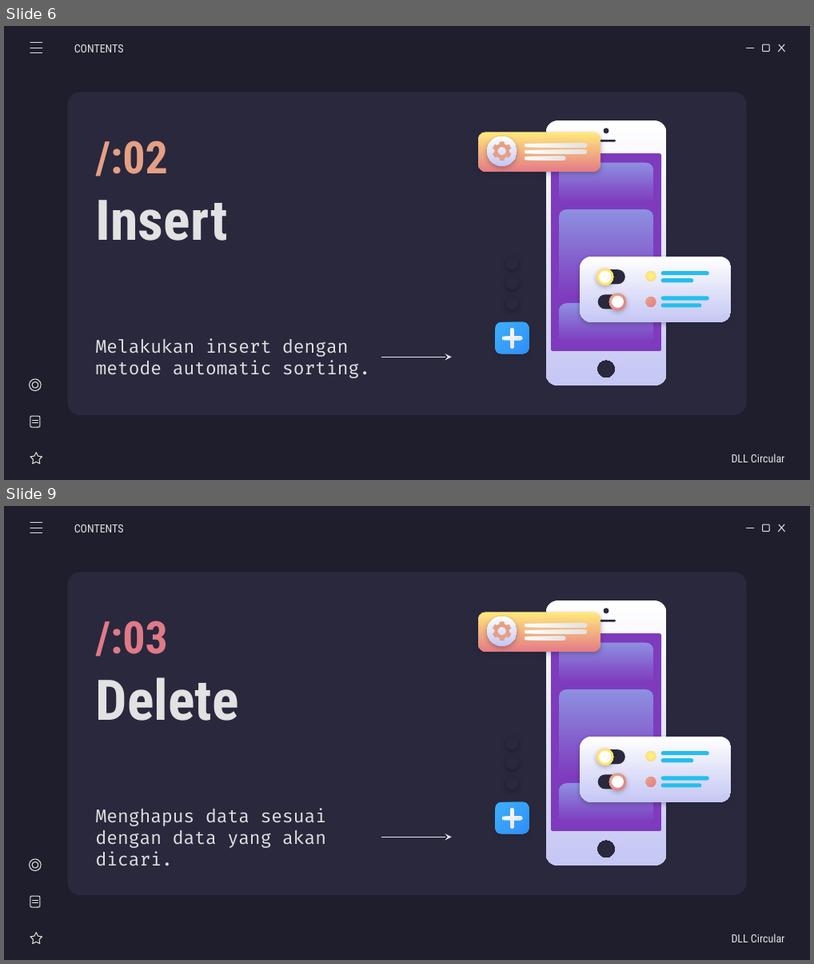
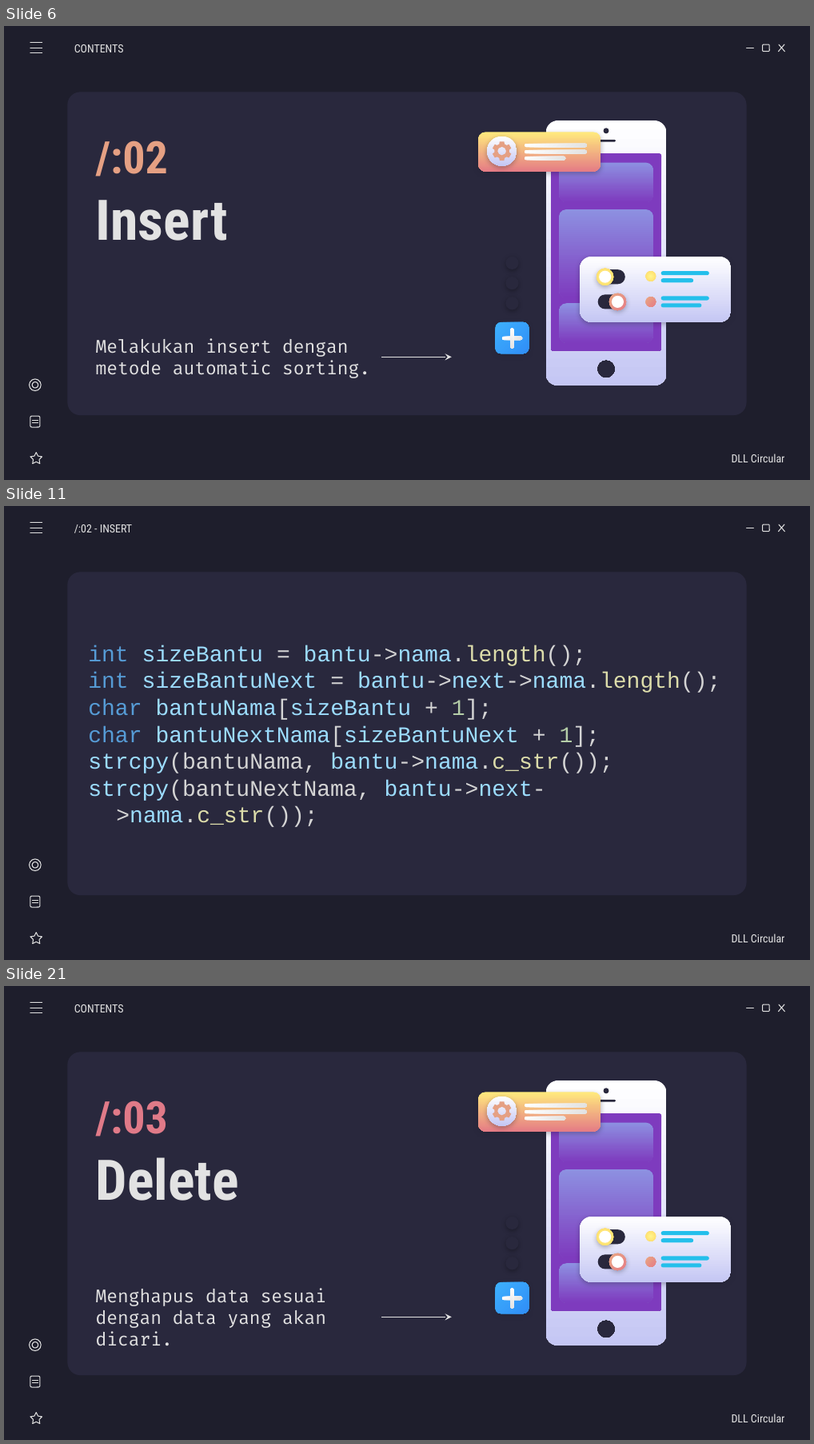
Before and after one commit to weztcy/Semester-3, a slide deck: Struktur Data/List Game - Kelompok 5.pptx. Shown one above the other, each under a label of ours: slides 6 and 9 before the commit, slides 6, 11 and 21 after it; the slides between them are not shown. The pictures are 814x964 and 814x1444 pixels, drawn with LibreOffice and Linux fonts; fonts in the diff are those of the drawing. Boxes give left, top, right and bottom in pixels: in the first picture for what was removed or moved away, otherwise in the second. Text is boxed around its words. In the diff, an @@ line names an element or a change of style, - is before the commit and + after.

```diff
--- a/Struktur Data/List Game - Kelompok 5.pptx
+++ b/Struktur Data/List Game - Kelompok 5.pptx
@@ slide 11 added at (4,506,810,960), background #1E1E2C; not listed: 5 template elements that a slide beside it also shows @@
@@ line added from (30, 523) to (42, 523), #E2E2E2 0.75 pt @@
@@ line added from (30, 528) to (42, 528), #E2E2E2 0.75 pt @@
@@ subtitle added at (74,524,132,533), 10 pt, text #E2E2E2 @@
+/:02 - INSERT
@@ line added from (30, 533) to (42, 533), #E2E2E2 0.75 pt @@
@@ subtitle added at (88,645,721,827), 20 pt, text #9CDCFE @@
+int sizeBantu = bantu->nama.length();
+int sizeBantuNext = bantu->next->nama.length();
+char bantuNama[sizeBantu + 1];
+char bantuNextNama[sizeBantuNext + 1];
+strcpy(bantuNama, bantu->nama.c_str());
+strcpy(bantuNextNama, bantu->next->nama.c_str());
@@ group added at (29,858,42,943): 2 lines, 2 ellipses, 1 star, 1 rounded rectangle @@
@@ subtitle added at (732,933,786,942), 10 pt, text #E2E2E2 @@
+DLL Circular
@@ what was slide 9 is now slide 21 @@
```
Also in this commit, not shown: 4 slides changed, 12 other slides added, 4 other files.
